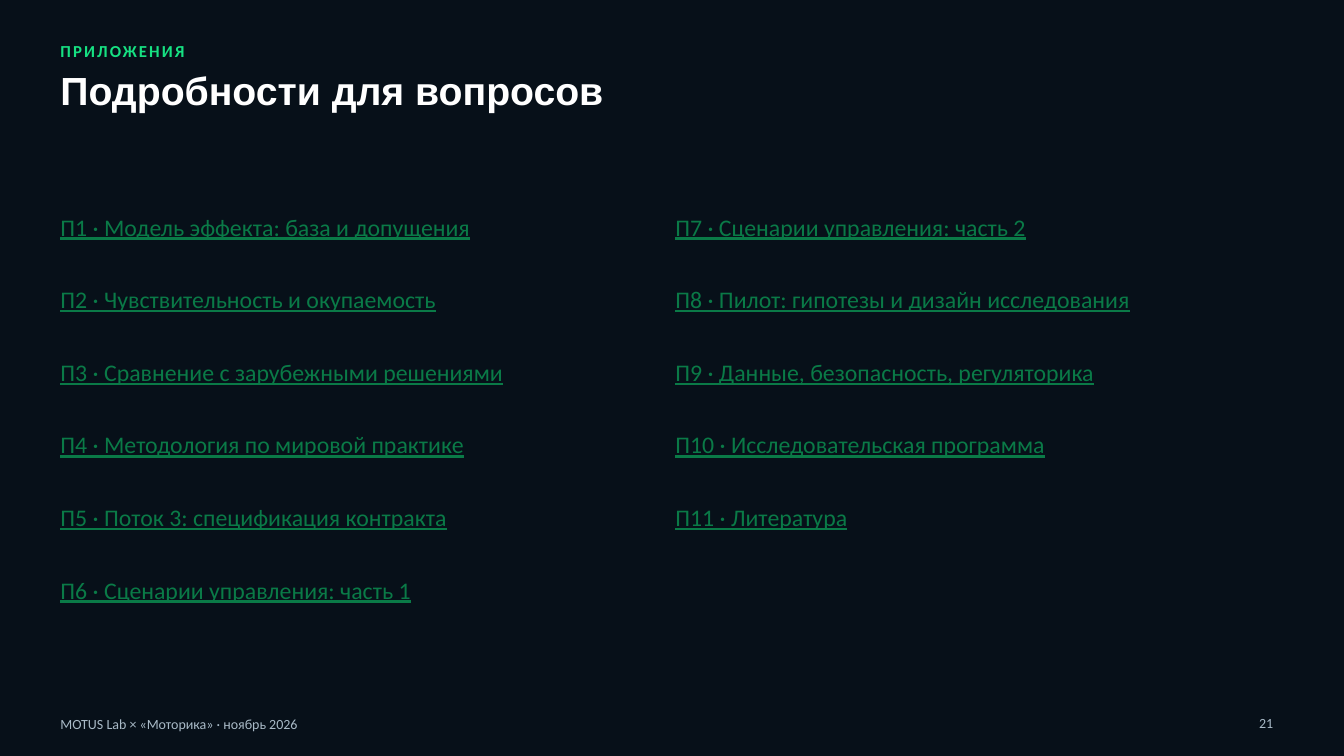
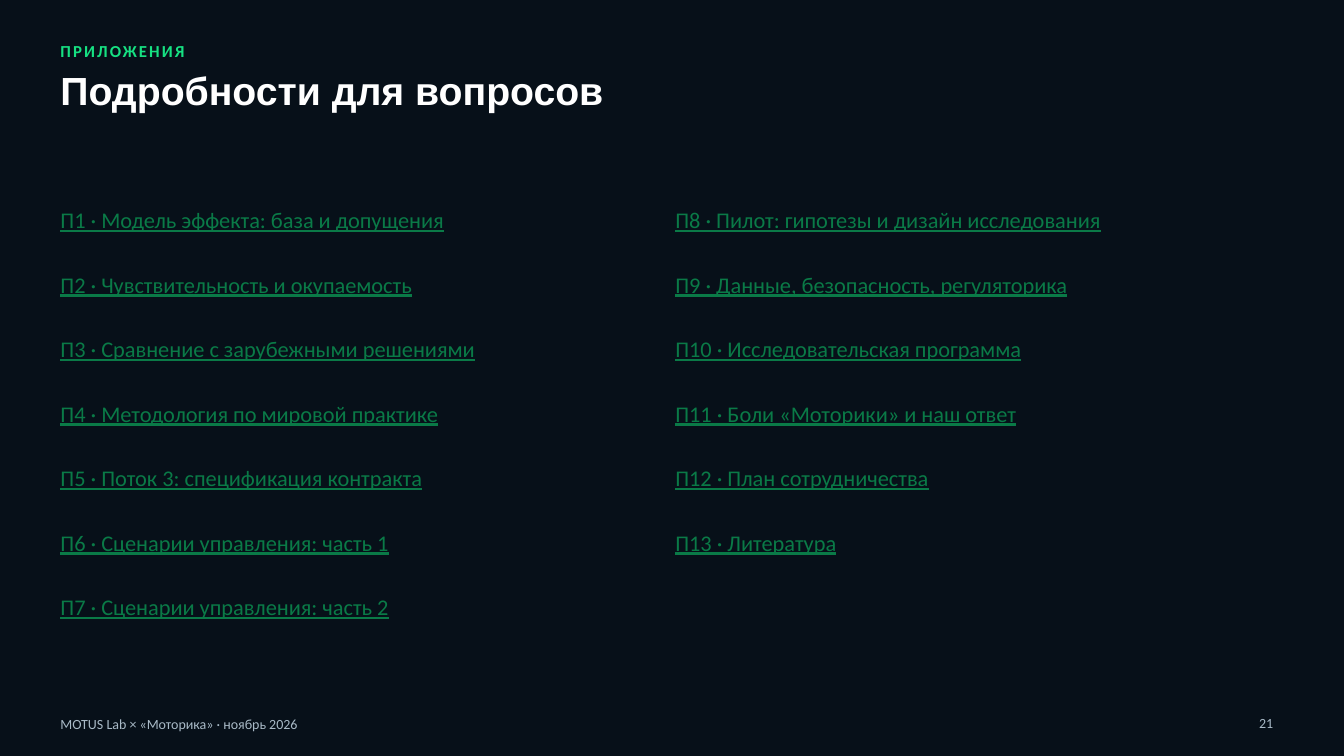
Before and after one commit to KonkovDV/Synergy, a slide deck: slide 21 of motorica/MOTUS-Lab-Motorica.pptx. Drawn at 1344x756 pixels with LibreOffice and Linux fonts; fonts in the diff are those of the drawing. Boxes give left, top, right and bottom in pixels: in the first picture for what was removed or moved away, otherwise in the second. Text is boxed around its words. In the diff, an @@ line names an element or a change of style, - is before the commit and + after.

Commit message:
«Моторика»: фактчекинг, боли компании и план сотрудничества
- Фактчекинг по годовому отчёту «Моторики» за 2025 год: убрано
  неподтверждённое упоминание «Лимба» на слайде сценариев; слайд
  экономики опирается на долю повторных пациентов рынка (87 %); в
  чувствительности — граница допущения A1 (рынок: 87 % повторных
  продаж → рычаг удержания ≈42 млн ₽ в 2031 году вместо 145).
- Новые приложения: П11 «Боли «Моторики»» — восемь болей из годового
  отчёта, реестра рисков и интервью с ответом и мерой на каждую; П12
  «План сотрудничества» — пять этапов с воротами решений.
- motorica/PLAN.md и страница /motorica/plan.html: боли, семь рабочих
  пакетов с приёмкой, этапы, первые 90 дней, роли, данные и
  регуляторика, варианты прав и оплаты, показатели, риски, источники.
- Проверки: план без контактов и собран из текущего PLAN.md; axe и
  ширины 320–1920 px — для обеих страниц; service worker кэширует
  каждую страницу по её адресу.

```diff
--- a/motorica/MOTUS-Lab-Motorica.pptx
+++ b/motorica/MOTUS-Lab-Motorica.pptx
@@ text "П8 · Пилот: гипотезы и ...": place and size @@
-text "П8 · Пилот: гипотезы и ..." at (675, 292, 1129, 312)
+text "П8 · Пилот: гипотезы и ..." at (675, 213, 1100, 232)
@@ text "П2 · Чувствительность и окупаемость": place and size @@
-text "П2 · Чувствительность и окупаемость" at (60, 292, 435, 312)
+text "П2 · Чувствительность и окупаемость" at (60, 278, 412, 297)
@@ text "П9 · Данные, безопасность, регуляторика": place and size @@
-text "П9 · Данные, безопасность, регуляторика" at (675, 365, 1093, 385)
+text "П9 · Данные, безопасность, регуляторика" at (675, 278, 1068, 297)
@@ text "П3 · Сравнение с зарубежными ...": place and size @@
-text "П3 · Сравнение с зарубежными ..." at (60, 365, 502, 385)
+text "П3 · Сравнение с зарубежными ..." at (60, 342, 475, 361)
@@ text "П10 · Исследовательская программа": place and size @@
-text "П10 · Исследовательская программа" at (675, 437, 1044, 458)
+text "П10 · Исследовательская программа" at (675, 342, 1021, 361)
@@ text "П4 · Методология по мировой ...": place and size @@
-text "П4 · Методология по мировой ..." at (60, 437, 464, 458)
+text "П4 · Методология по мировой ..." at (60, 407, 438, 426)
@@ text at (675, 407, 1016, 426): text changed; size 17 to 16 pt @@
-П11 · Литература
+П11 · Боли «Моторики» и наш ответ
@@ text "П5 · Поток 3: спецификация ...": place and size @@
-text "П5 · Поток 3: спецификация ..." at (60, 510, 447, 530)
+text "П5 · Поток 3: спецификация ..." at (60, 471, 422, 490)
@@ text added at (675, 471, 928, 490), 16 pt, text #0A7A47, underline @@
+П12 · План сотрудничества
@@ text "П6 · Сценарии управления: часть ...": place and size @@
-text "П6 · Сценарии управления: часть ..." at (60, 583, 411, 603)
+text "П6 · Сценарии управления: часть ..." at (60, 536, 388, 555)
@@ text added at (675, 536, 836, 555), 16 pt, text #0A7A47, underline @@
+П13 · Литература
@@ size 17 to 16 pt in 10 elements at (60, 213, 444, 232), (60, 278, 412, 297), (60, 342, 475, 361), (60, 407, 438, 426), (60, 471, 422, 490), (60, 536, 388, 555), (675, 213, 1100, 232), (675, 278, 1068, 297), (675, 342, 1021, 361), (60, 600, 388, 619) @@
@@ text "П7 · Сценарии управления: часть ...": place and size @@
-text "П7 · Сценарии управления: часть ..." at (675, 220, 1025, 240)
+text "П7 · Сценарии управления: часть ..." at (60, 600, 388, 619)
```
Also in this commit, not shown: 7 other slides changed, 2 slides added, 37 other files.
